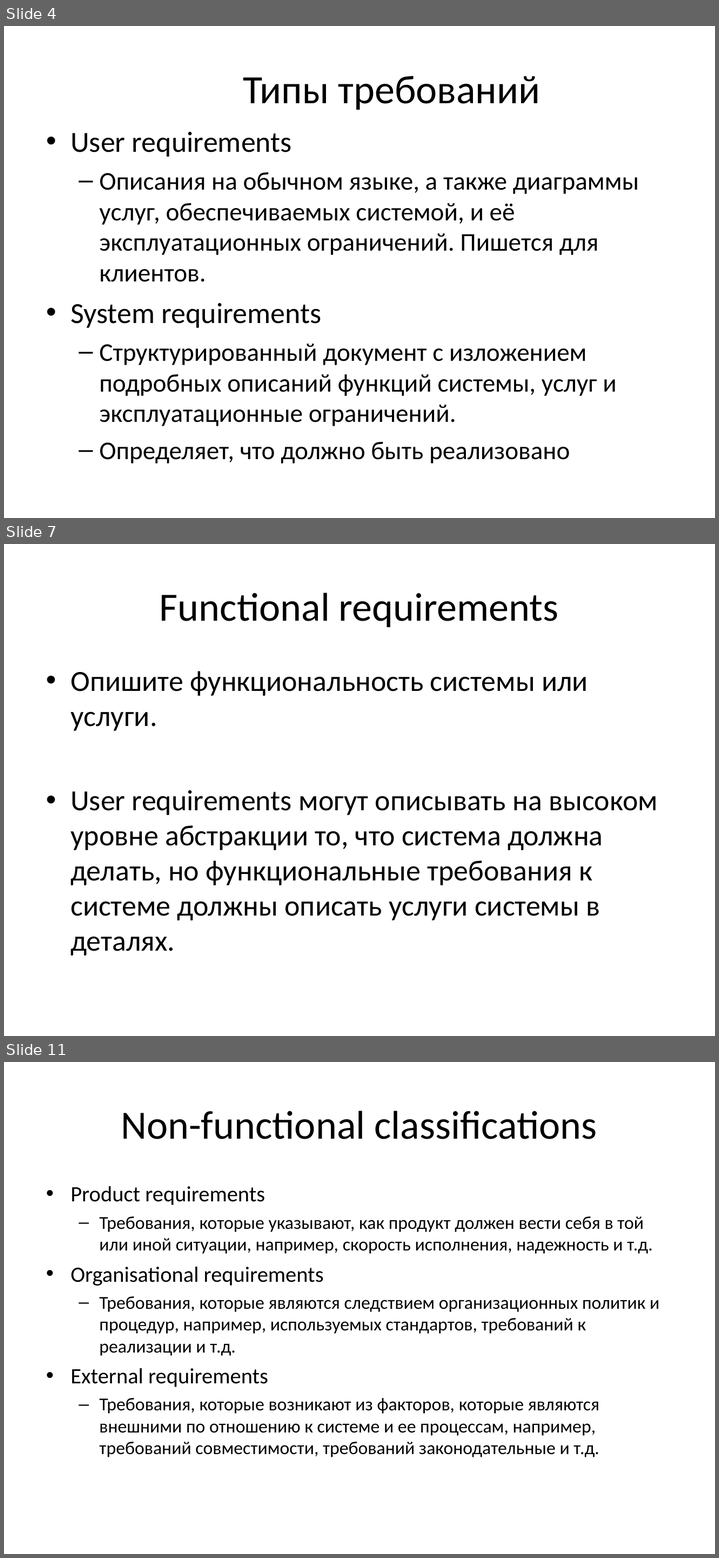
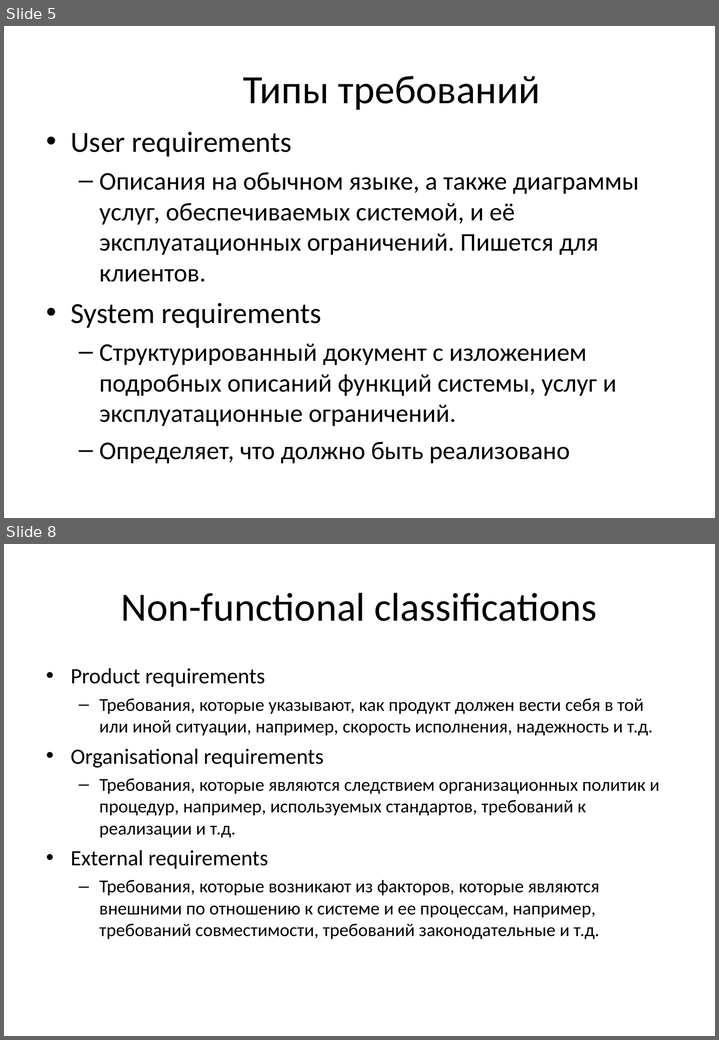
Before and after one commit to BigRacer/swtesting, a slide deck: 4.Requirements/Requirements_rus.ppt. Shown one above the other, each under a label of ours: slides 4, 7 and 11 before the commit, slides 5 and 8 after it; the slides between them are not shown. The pictures are 719x1558 and 719x1040 pixels, drawn with LibreOffice and Linux fonts; fonts in the diff are those of the drawing; background and template pictures are left out. Boxes give left, top, right and bottom in pixels: in the first picture for what was removed or moved away, otherwise in the second. Text is boxed around its words. In the diff, an @@ line names an element or a change of style, - is before the commit and + after.

```diff
--- a/4.Requirements/Requirements_rus.ppt
+++ b/4.Requirements/Requirements_rus.ppt
@@ slide 7 removed at [4, 544, 715, 1036], background picture (left out) @@
@@ title removed at [160, 593, 559, 627] @@
-Functional requirements
@@ text removed at [70, 671, 657, 955] @@
-• Опишите функциональность системы или услуги.
-• User requirements могут описывать на высоком уровне абстракции то, что система должна делать, но функциональные требования к системе должны описать услуги системы в деталях.
@@ what was slide 4 is now slide 5 @@
@@ what was slide 11 is now slide 8 @@
```
Also in this commit, not shown: 3 slides changed, 4 slides added, 5 other slides removed.
